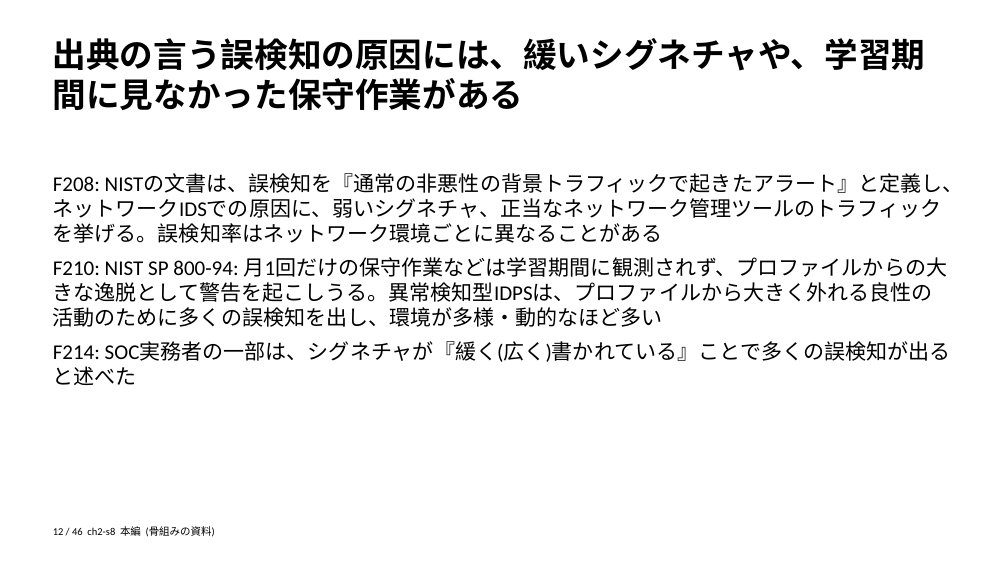
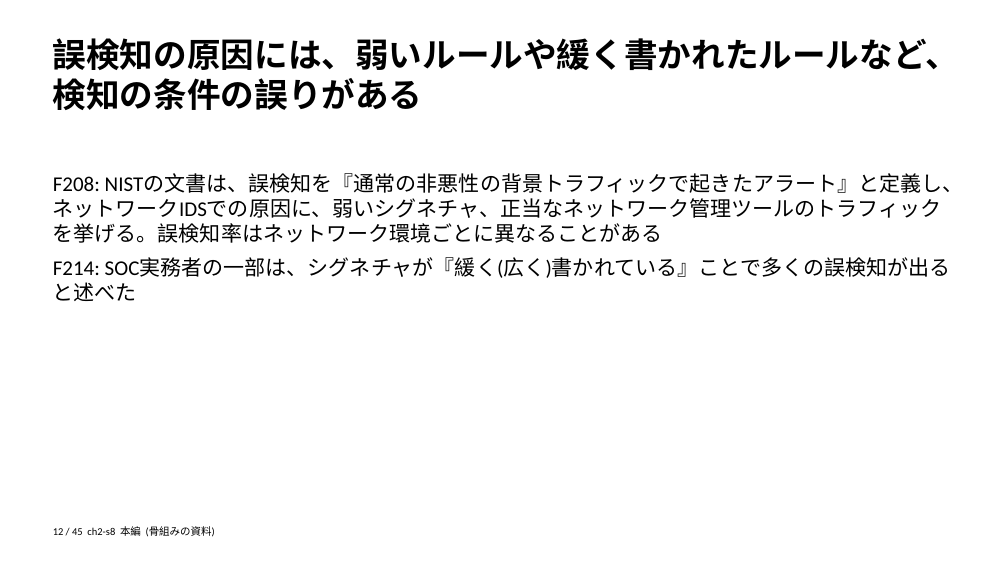
Before and after one commit to zyuuryuu/PPTX-Planner, a slide deck: slide 12 of trial/deck/preview/skeleton.pptx. Drawn at 1008x567 pixels with LibreOffice and Linux fonts; fonts in the diff are those of the drawing. Boxes give left, top, right and bottom in pixels: in the first picture for what was removed or moved away, otherwise in the second. Text is boxed around its words. In the diff, an @@ line names an element or a change of style, - is before the commit and + after.

```diff
--- a/trial/deck/preview/skeleton.pptx
+++ b/trial/deck/preview/skeleton.pptx
@@ text at [53,38,959,110]: text changed @@
-出典の言う誤検知の原因には、緩いシグネチャや、学習期間に見なかった保守作業がある
+誤検知の原因には、弱いルールや緩く書かれたルールなど、検知の条件の誤りがある
@@ text at [53,257,948,327]: paragraph removed @@
-F210: NIST SP 800-94: 月1回だけの保守作業などは学習期間に観測されず、プロファイルからの大きな逸脱として警告を起こしうる。異常検知型IDPSは、プロファイルから大きく外れる良性の活動のために多くの誤検知を出し、環境が多様・動的なほど多い
```
Also in this commit, not shown: 44 other slides changed, 1 slide removed, 4 other files.
